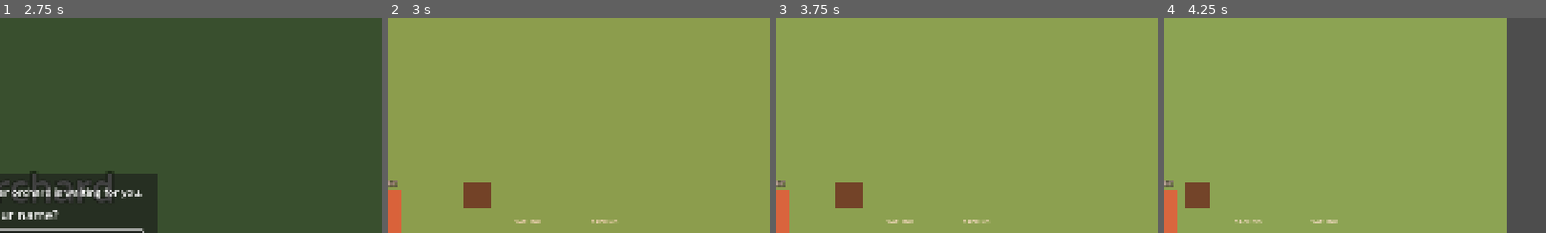
Above: before the commit, frames 1-4 (left to right).
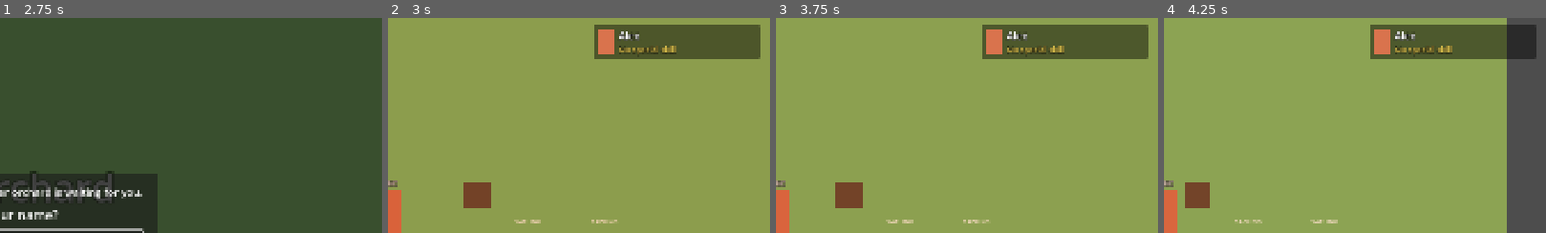
Above: after the commit, the same moments.

Repository: elxanbabayev0/The_Orchard
Game: Godot game, scene res://scenes/ui/main_menu.tscn
The game is run twice, just before and just after one commit, with the same random seed, the same clock (stepped at 60 frames per second) and the same inputs.
Inputs (mouse positions are % of the whole screen's width and height, from its top left):
- Up to frame 1 (2.75 s): click "New Game" at 0.5 s; click (50, 52) at 1.27 s; type "Alex" at 1.35 s; click "New Game" at 2 s
- Up to frame 2 (3 s): click "Start" at 2.75 s
- Up to frame 3 (3.75 s): tap Enter at 3.5 s; move the mouse to (72, 45) at 3.52 s; hold D (move_right) from 3.53 s (still down); hold E (interact) from 3.53 s (still down); click (72, 45) at 3.67 s
- Up to frame 4 (4.25 s): keep holding D (move_right); keep holding E (interact)
The pictures show only the part of the screen within x 50-100%, y 0-50%; the shares and areas given below are measured in that part.

Frame 1 is identical in both runs. In frame 2, 6.9% of the frame differs, in the area x 54-98%, y 3-20%; in frame 3, 6.9%; in frame 4, 7.0%.

Commit message:
Show active character and skills: HUD panel, skills on invitation cards; update CLAUDE.md
Co-Authored-By: Claude Opus 5.5 <noreply@anthropic.com>

Diff:
--- a/localization/translations.csv
+++ b/localization/translations.csv
@@ -69,3 +69,4 @@
 SKILL_WALK_SPEED,Walk %d%% faster
 SKILL_PLANT_RANGE,Plant up to %d tiles farther
 SKILL_XP,Earn %d%% more XP
+UI_SKILL_NONE,No special skill
--- /dev/null
+++ b/scenes/ui/active_character_display.gd
@@ -0,0 +1,24 @@
+extends PanelContainer
+## Top-right corner: who the player is controlling right now and what their
+## skill does (e.g. "Nils — +2 Sour Cherry on every harvest").
+## Updates when the player switches characters or the name changes.
+## The skill text comes from Characters.get_skill_text(); the look is a placeholder.
+
+@onready var portrait: TextureRect = $Margin/HBox/Portrait
+@onready var name_label: Label = $Margin/HBox/VBox/NameLabel
+@onready var skill_label: Label = $Margin/HBox/VBox/SkillLabel
+
+
+func _ready() -> void:
+	Characters.active_character_changed.connect(func(_character: CharacterData) -> void: _update())
+	Characters.player_name_changed.connect(func(_new_name: String) -> void: _update())
+	_update()
+
+
+func _update() -> void:
+	var character := Characters.get_active()
+	if character == null:
+		return
+	portrait.texture = character.texture
+	name_label.text = Characters.get_display_name(character)
+	skill_label.text = Characters.get_skill_text(character)
--- /dev/null
+++ b/scenes/ui/active_character_display.tscn
@@ -0,0 +1,66 @@
+[gd_scene format=3]
+
+[ext_resource type="Script" path="res://scenes/ui/active_character_display.gd" id="1_activechar"]
+
+[sub_resource type="StyleBoxFlat" id="StyleBoxFlat_bg"]
+bg_color = Color(0, 0, 0, 0.45)
+corner_radius_top_left = 8
+corner_radius_top_right = 8
+corner_radius_bottom_right = 8
+corner_radius_bottom_left = 8
+
+[node name="ActiveCharacterDisplay" type="PanelContainer"]
+anchors_preset = 1
+anchor_left = 1.0
+anchor_right = 1.0
+offset_left = -444.0
+offset_top = 16.0
+offset_right = -24.0
+offset_bottom = 104.0
+grow_horizontal = 0
+mouse_filter = 2
+theme_override_styles/panel = SubResource("StyleBoxFlat_bg")
+script = ExtResource("1_activechar")
+
+[node name="Margin" type="MarginContainer" parent="."]
+layout_mode = 2
+mouse_filter = 2
+theme_override_constants/margin_left = 12
+theme_override_constants/margin_top = 8
+theme_override_constants/margin_right = 12
+theme_override_constants/margin_bottom = 8
+
+[node name="HBox" type="HBoxContainer" parent="Margin"]
+layout_mode = 2
+mouse_filter = 2
+theme_override_constants/separation = 12
+
+[node name="Portrait" type="TextureRect" parent="Margin/HBox"]
+custom_minimum_size = Vector2(40, 68)
+layout_mode = 2
+mouse_filter = 2
+expand_mode = 1
+stretch_mode = 5
+
+[node name="VBox" type="VBoxContainer" parent="Margin/HBox"]
+layout_mode = 2
+size_flags_horizontal = 3
+mouse_filter = 2
+alignment = 1
+
+[node name="NameLabel" type="Label" parent="Margin/HBox/VBox"]
+auto_translate_mode = 2
+layout_mode = 2
+theme_override_colors/font_outline_color = Color(0, 0, 0, 1)
+theme_override_constants/outline_size = 6
+theme_override_font_sizes/font_size = 26
+
+[node name="SkillLabel" type="Label" parent="Margin/HBox/VBox"]
+auto_translate_mode = 2
+custom_minimum_size = Vector2(320, 0)
+layout_mode = 2
+theme_override_colors/font_color = Color(1, 0.88, 0.35, 1)
+theme_override_colors/font_outline_color = Color(0, 0, 0, 1)
+theme_override_constants/outline_size = 6
+theme_override_font_sizes/font_size = 20
+autowrap_mode = 3
--- a/scenes/ui/invitation_window.gd
+++ b/scenes/ui/invitation_window.gd
@@ -6,6 +6,7 @@
 
 const PORTRAIT_SIZE := Vector2(48, 82)
 const FONT_SIZE := 22
+const SKILL_COLOR := Color(1.0, 0.88, 0.35)
 
 @onready var close_button: Button = $Margin/VBox/Header/CloseButton
 @onready var invitations_label: Label = $Margin/VBox/InvitationsLabel
@@ -37,7 +38,7 @@
 		cards.add_child(_make_card(character))
 
 
-## One card: picture, name, "Rosa's child", [Invite]
+## One card: picture, name, "Rosa's child", skill, [Invite]
 func _make_card(character: CharacterData) -> VBoxContainer:
 	var card := VBoxContainer.new()
 	card.custom_minimum_size = Vector2(150, 0)
@@ -59,6 +60,14 @@
 		var relation := _make_label(tr("UI_CHILD_OF") % parent.display_name)
 		relation.add_theme_font_size_override("font_size", FONT_SIZE - 4)
 		card.add_child(relation)
+
+	# What this character would bring: their skill.
+	var skill := _make_label(Characters.get_skill_text(character))
+	skill.add_theme_font_size_override("font_size", FONT_SIZE - 4)
+	skill.add_theme_color_override("font_color", SKILL_COLOR)
+	skill.autowrap_mode = TextServer.AUTOWRAP_WORD_SMART
+	skill.custom_minimum_size = Vector2(150, 0)
+	card.add_child(skill)
 
 	var invite_button := Button.new()
 	invite_button.text = tr("UI_INVITE")
--- a/scenes/world/main.tscn
+++ b/scenes/world/main.tscn
@@ -29,6 +29,7 @@
 [ext_resource type="PackedScene" path="res://scenes/ui/level_display.tscn" id="27_leveldisplay"]
 [ext_resource type="PackedScene" path="res://scenes/ui/invitation_window.tscn" id="28_invitation"]
 [ext_resource type="Script" path="res://scenes/world/family_members.gd" id="29_family"]
+[ext_resource type="PackedScene" path="res://scenes/ui/active_character_display.tscn" id="30_activechar"]
 
 [sub_resource type="Gradient" id="Gradient_daynight"]
 offsets = PackedFloat32Array(0, 0.2, 0.25, 0.3, 0.72, 0.78, 0.86, 1)
@@ -150,6 +151,8 @@
 
 [node name="LevelDisplay" parent="UI" instance=ExtResource("27_leveldisplay")]
 
+[node name="ActiveCharacterDisplay" parent="UI" instance=ExtResource("30_activechar")]
+
 [node name="InventoryPanel" parent="UI" instance=ExtResource("6_invpanel")]
 
 [node name="ItemPopups" parent="UI" instance=ExtResource("7_itempopups")]
--- a/scripts/systems/characters.gd
+++ b/scripts/systems/characters.gd
@@ -74,6 +74,14 @@
 func get_active_skill() -> SkillData:
 	var active := get_active()
 	return active.skill if active != null else null
+
+
+## Player-facing skill text (used by the HUD and the invitation cards):
+## the skill's description, or "No special skill".
+func get_skill_text(character: CharacterData) -> String:
+	if character == null or character.skill == null:
+		return tr("UI_SKILL_NONE")
+	return character.skill.get_description()
 
 
 ## How big the active skill's bonus is for `effect` (and `item`, for fruit
Binary file changed: localization/translations.en.translation
Not shown, added: scenes/ui/active_character_display.gd.uid
Not shown, changed: CLAUDE.md
